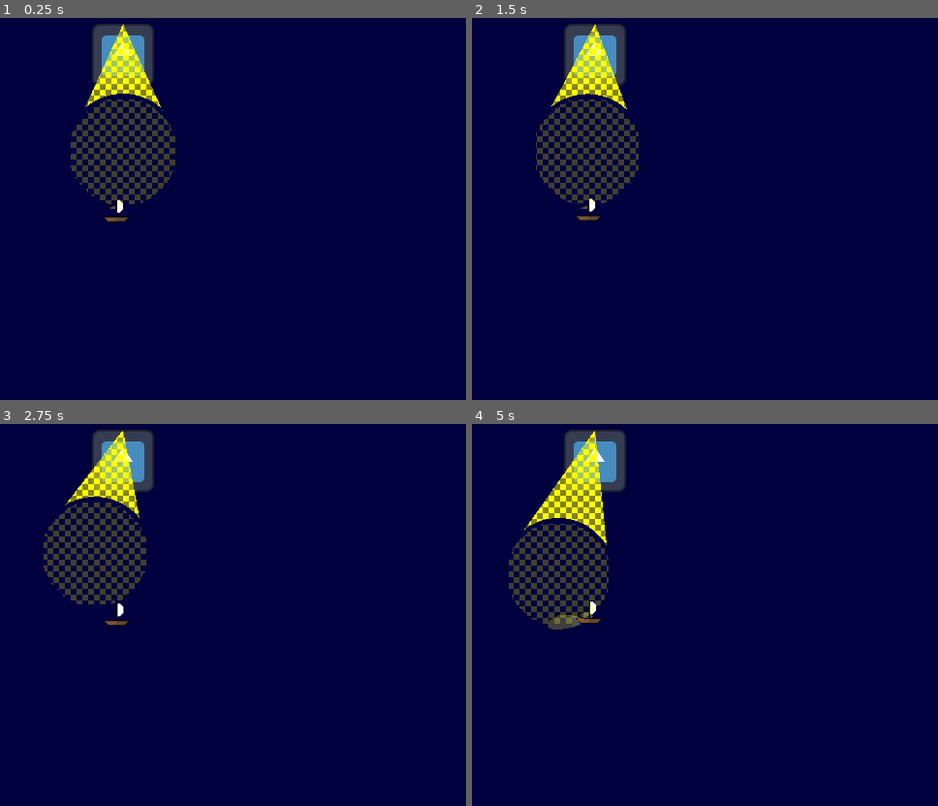
Above: before the commit, frames 1-4 (two rows, left to right).
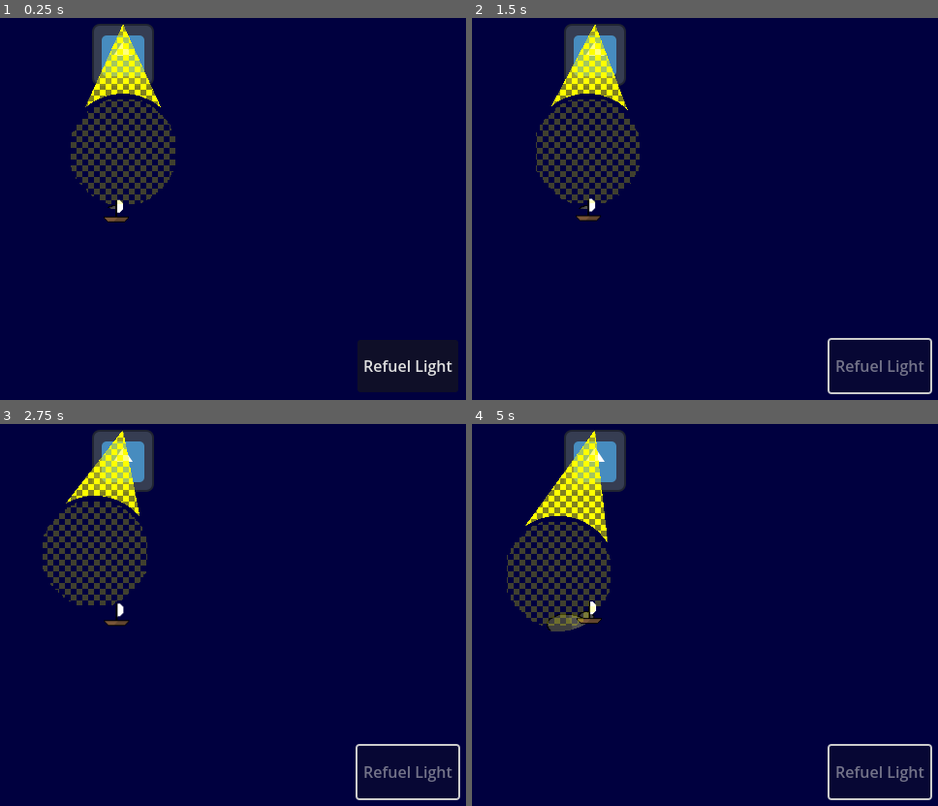
Above: after the commit, the same moments.

Repository: hammy275/lighthouse-operator
Game: Godot game, scene res://Scenes/game.tscn
Two runs of this game, one before a commit and one after it. Both use one fixed random seed, a clock stepped at 60 frames per second and the inputs below. The engine's default icon, where the game draws it, is replaced by a stand-in: a white triangle on a blue panel in a dark square.
Inputs (mouse positions are in pixels of both pictures, inside the frame that each line leads up to):
- Up to frame 1 (0.25 s): no input
- Up to frame 2 (1.5 s): click (882, 365) at 0.5 s, where only the run after the commit has a clickable "Refuel Light"; tap Enter at 1.25 s; hold Right (move_right) from 1.28 s (still down)
- Up to frame 3 (2.75 s): release Right (move_right) at 2.03 s; hold Down (move_down) from 2.03 s (still down)
- Up to frame 4 (5 s): tap Space at 2.75 s; release Down (move_down) at 2.78 s; hold Right (move_right) 2.78-3.53 s; hold Up (move_up) 3.53-4.28 s; hold Left (move_left) from 4.28 s (still down)

The runs differ from the first frame. In frame 1, 0.3% of the frame differs, in the area x 78-98%, y 89-94%; in frame 2, 0.7%; in frame 3, 0.8%; in frame 4, 1.1%, in the area x 7-99%, y 2-99%.

Commit message:
Light Refueling

Diff:
--- a/Scenes/game.tscn
+++ b/Scenes/game.tscn
@@ -62,3 +62,13 @@
 
 [node name="Lighthouse" parent="." unique_id=1137881333 instance=ExtResource("1_ebmjs")]
 position = Vector2(360, 360)
+
+[node name="RefuelButton" type="Button" parent="." unique_id=535799050]
+offset_left = 602.0
+offset_top = 654.0
+offset_right = 706.0
+offset_bottom = 708.0
+text = "Refuel Light"
+
+[connection signal="relight_done" from="Lighthouse" to="." method="_on_lighthouse_relight_done"]
+[connection signal="pressed" from="RefuelButton" to="." method="_on_refuel_button_pressed"]
--- a/Scripts/game.gd
+++ b/Scripts/game.gd
@@ -83,3 +83,12 @@
 	var rocks: Array[Rock]
 	rocks.assign($Rocks.get_children())
 	return rocks
+
+
+func _on_refuel_button_pressed() -> void:
+	$Lighthouse.do_relight()
+	$RefuelButton.disabled = true
+
+
+func _on_lighthouse_relight_done() -> void:
+	$RefuelButton.disabled = false
--- a/Scripts/lighthouse.gd
+++ b/Scripts/lighthouse.gd
@@ -13,6 +13,10 @@
 var START_ROTATION: float = PI / 2.0
 ## Time in seconds to go down by a stage (1.0 in radius).
 var STAGE_DECREASE_TIME: int = 30
+## Time in seconds until relighting begins after starting the process.
+var BEGIN_RELIGHT_TIME: float = 10.0
+## Time in seconds to relight one stage.
+var STAGE_RELIGHT_TIME: float = 30.0 / 4.0
 
 @onready
 var light_path_shader: ShaderMaterial = $LightPath.material as ShaderMaterial
@@ -21,6 +25,10 @@
 var turn_speed: float = PI / 8.0
 ## In/out movement speed in pixels per second.
 var inout_speed: float = 0.5
+## Whether light is being relit.
+var doing_relight: bool = false
+## Time spent doing relight
+var relight_counter: float = 0
 
 ## Current radius the light is at.
 var current_stage: float = 4.0
@@ -28,6 +36,9 @@
 var current_rotation: float = START_ROTATION
 ## Current distance of the light from the lighthouse.
 var current_distance: float = MIN_TRAVEL_RADIUS
+
+## Signal fired when a relight is complete.
+signal relight_done()
 
 # Called when the node enters the scene tree for the first time.
 func _ready() -> void:
@@ -56,7 +67,24 @@
 			self.calc_and_set_pos()
 
 	# Light radius
-	current_stage -= delta / STAGE_DECREASE_TIME
+	if self.doing_relight:
+		if self.relight_counter >= 10.0:
+			var relight_time: float = STAGE_RELIGHT_TIME
+			if Global.Powerup.BETTER_OIL in Global.powerups:
+				relight_time *= 0.8
+			current_stage += delta / relight_time
+			if current_stage >= self.max_stage():
+				current_stage = self.max_stage()
+				self.relight_done.emit()
+				self.doing_relight = false
+				self.relight_counter = 0.0
+		else:
+			self.relight_counter += delta
+	else:
+		current_stage -= delta / STAGE_DECREASE_TIME
+		if current_stage < 0:
+			current_stage = 0
+
 	$Light.scale = Vector2(current_stage, current_stage)
 
 	# Light path
@@ -69,6 +97,7 @@
 		self.current_stage = 5.0
 	else:
 		self.current_stage = 4.0
+	self.relight_counter = 0.0
 	self.calc_and_set_pos()
 
 ## Calculates and sets the light's position based on its current rotation and distance.
@@ -109,6 +138,17 @@
 	var radius = get_light_radius()
 	return radius * radius
 
+## Get maximum stage for light.
+func max_stage() -> float:
+	if Global.Powerup.BETTER_OIL in Global.powerups:
+		return 5.0
+	else:
+		return 4.0
+
+
+func do_relight() -> void:
+	self.doing_relight = true
+
 
 func _on_light_area_entered(other: Area2D) -> void:
 	if other is Rock:
